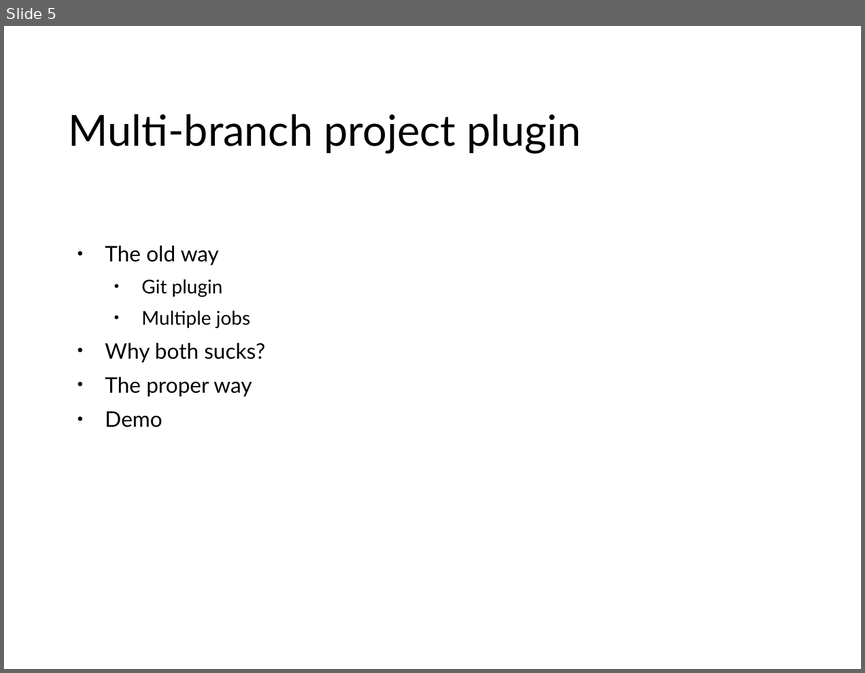
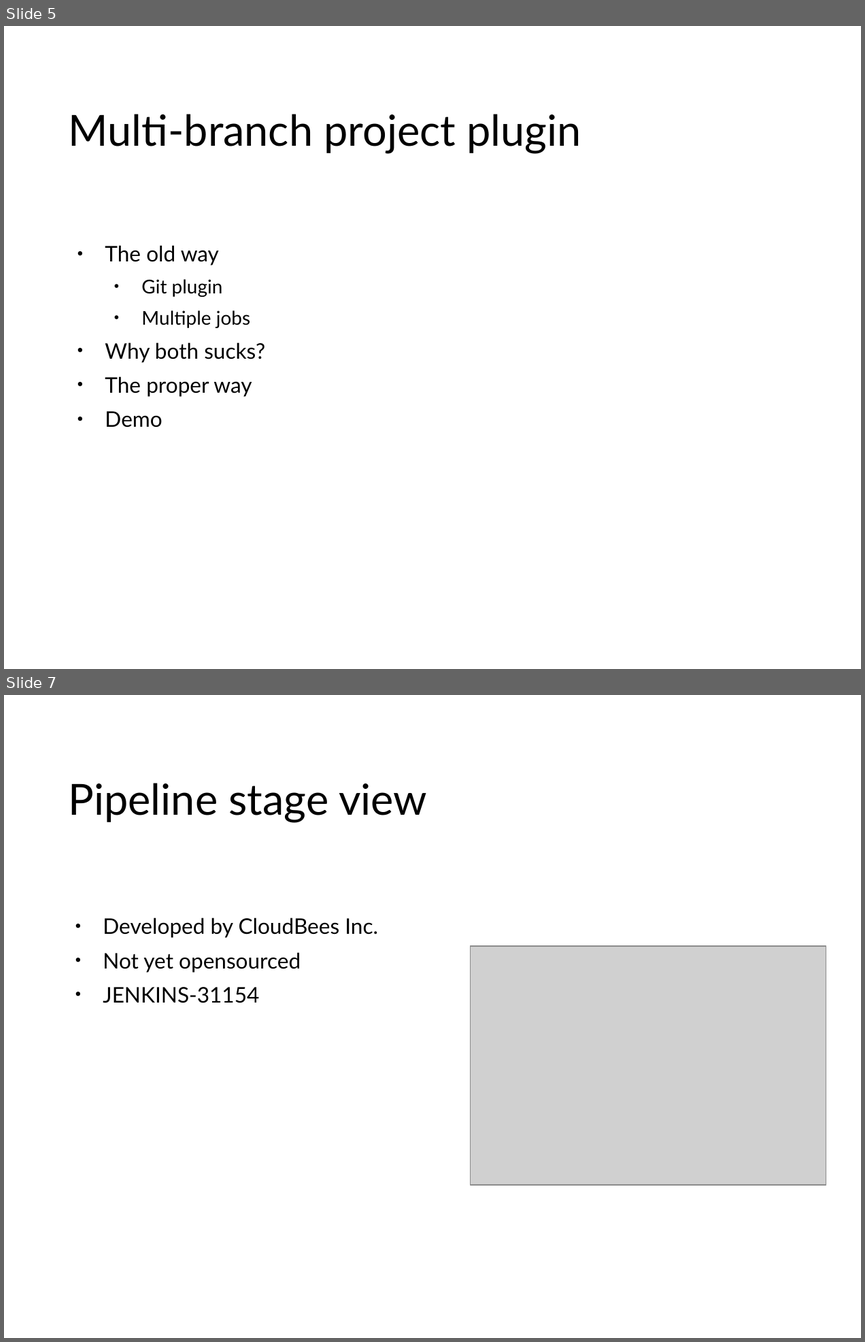
Before and after one commit to BrnoJAM/jam, a slide deck: 2016-02-07/slides.odp. Shown one above the other, each under a label of ours: slide 5 before the commit, slides 5 and 7 after it; the slides between them are not shown. The pictures are 865x673 and 865x1342 pixels, drawn with LibreOffice and Linux fonts; fonts in the diff are those of the drawing; grey boxes stand for pictures; background and template pictures are left out. Boxes give left, top, right and bottom in pixels: in the first picture for what was removed or moved away, otherwise in the second. Text is boxed around its words. In the diff, an @@ line names an element or a change of style, - is before the commit and + after.

```diff
--- a/2016-02-07/slides.odp
+++ b/2016-02-07/slides.odp
@@ slide 7 added at bbox=[4, 695, 861, 1338], background picture (left out) @@
@@ title added at bbox=[68, 783, 427, 823], 39.7 pt, text #000000 @@
+Pipeline stage view
@@ text added at bbox=[103, 917, 378, 1003], 19.9 pt, text #000000 @@
+• Developed by CloudBees Inc.
+• Not yet opensourced
+• JENKINS-31154
@@ picture added at bbox=[470, 946, 826, 1185] @@
```
Also in this commit, not shown: 4 slides changed, 1 other file.
